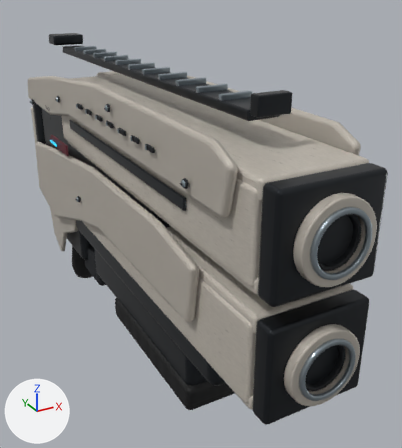
Before and after pictures for a commit that changed the glTF model unity/Assets/StarTournament/Art/vector-shotgun-lod0.glb.
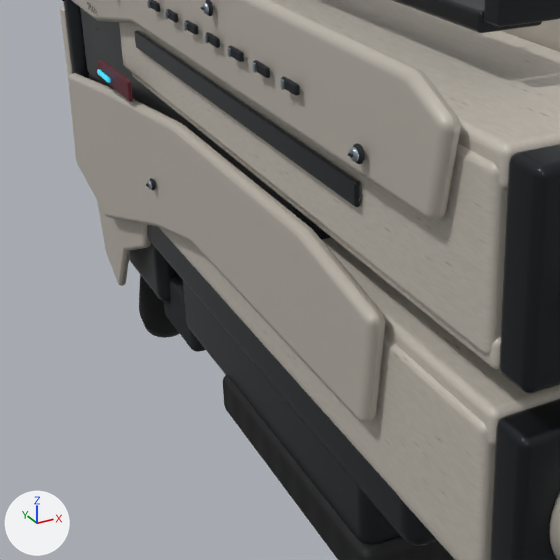
There are two pictures of each version: one whole from a 50 mm lens placed at (-0.159, -0.542, 0.217), pointed at (0.037, -0.186, 0.039), one close up on the part from 0% to 72% of the width and 23% to 88% of the height. The axes (+X, +Y, +Z) are drawn at lower left. The lights are the same throughout. The first two pictures are the older version. Where no turn or scale is listed for an object, it has been applied to the vertices. Vertices at exactly the same position are counted once.

In view in the first close-up: 'weapon:joined'.
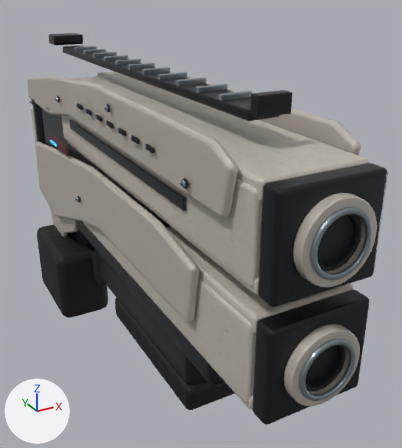
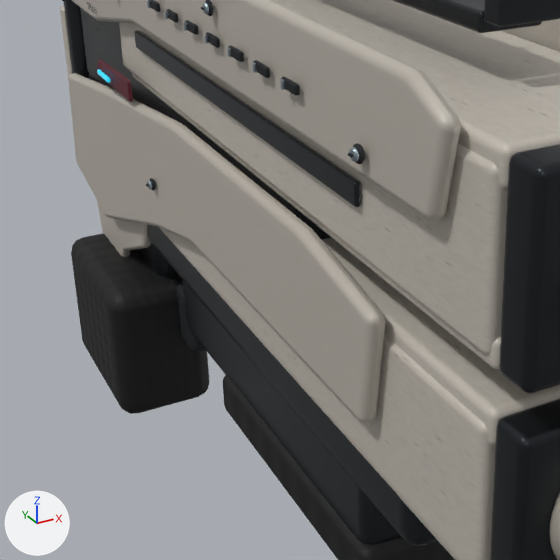
The change in detail:
me_cube is used by ob_weapon_joined; location (0.0, 0.0, 0.0).
me_cube had 16580 vertices, 32672 faces and spanned x -0.043..0.043, y -0.381..0.051, z -0.098..0.169.
me_cube now has 16676 vertices, 32860 faces and spans x -0.052..0.043, y -0.381..0.051, z -0.098..0.169.
me_cube part 1: a new loose piece of 96 vertices spanning x -0.052..-0.003, y -0.067..0.022, z -0.094..-0.024, in mat_vector_glove.

Boxes [x1, y1, x2, y2] around the edits, measured in the close-ups (560 x 560 px):
part 1 of me_cube, added: after [71, 233, 209, 414]
